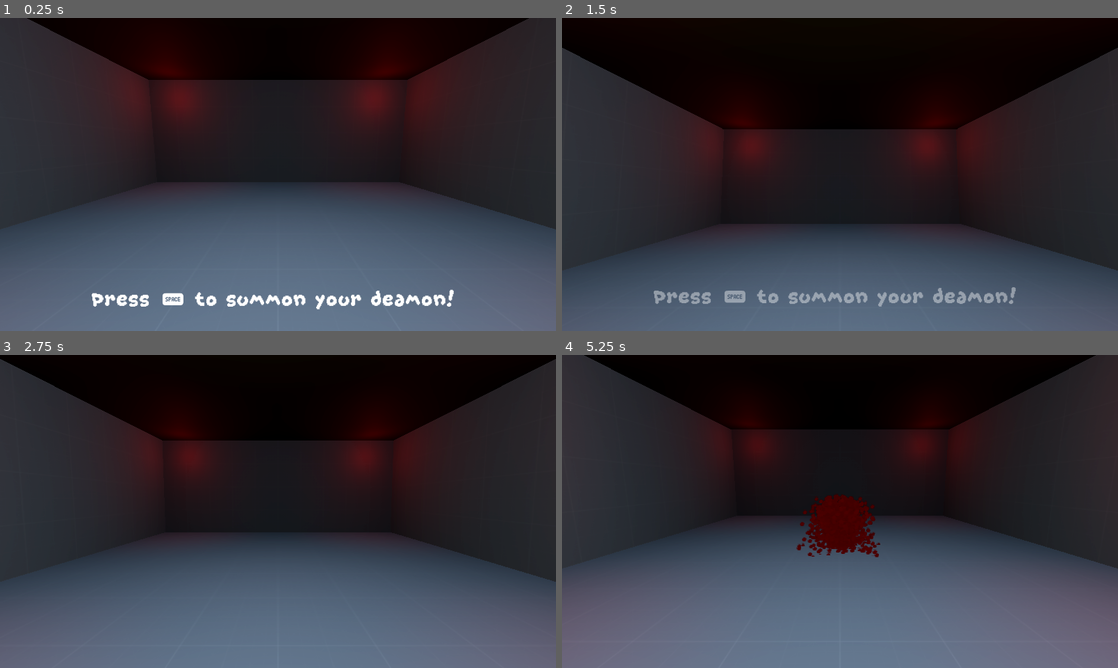
Above: before the commit, frames 1-4 (two rows, left to right).
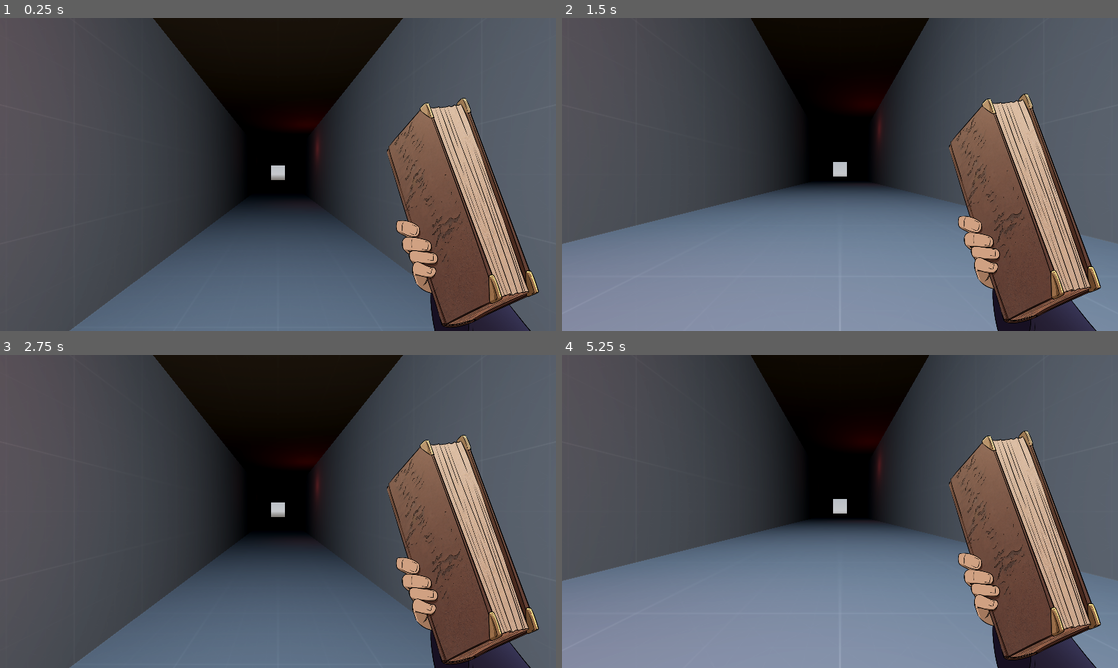
Above: after the commit, the same moments.

Repository: Bigaston/LDJam55
Game: Godot game, scene res://scenes/main.tscn
Two runs of this game, one before a commit and one after it. Both use one fixed random seed, a clock stepped at 60 frames per second and the inputs below.
Inputs (mouse positions are in pixels of both pictures, inside the frame that each line leads up to):
- Up to frame 1 (0.25 s): no input
- Up to frame 2 (1.5 s): move the mouse to (962, 158) at 0.52 s; hold E (book_right) 0.53-1.28 s; tap Space (use_spell) at 0.6, 1.35 s; move the mouse to (728, 190) at 1.27 s; hold S (move_backward) from 1.28 s (still down)
- Up to frame 3 (2.75 s): move the mouse to (333, 442) at 2.02 s; release S (move_backward) at 2.03 s; hold E (book_right) from 2.03 s (still down); tap Space (use_spell) at 2.1 s
- Up to frame 4 (5.25 s): move the mouse to (812, 574) at 2.77 s; release E (book_right) at 2.78 s; hold W (move_forward) 2.78-3.53 s; tap Space (use_spell) every 0.75 s from 2.85 to 5.1 s; move the mouse to (1006, 558) at 3.52 s; hold Q (book_left) 3.53-5.03 s; move the mouse to (673, 464) at 4.27 s; move the mouse to (867, 511) at 5.02 s; hold S (move_backward) from 5.03 s (still down)

The runs differ from the first frame. In frame 1, 69% of the frame differs, in the area x 0-100%, y 0-100%; in frame 2, 89%; in frame 3, 64%; in frame 4, 86%.

Commit message:
Integrate zombie

Diff:
--- a/objects/Player.gd
+++ b/objects/Player.gd
@@ -18,6 +18,7 @@
 @onready var camera := $Neck/Camera3D
 
 var can_restart = false
+var can_move = true
 
 signal spell_used(spell)
 
@@ -27,11 +28,16 @@
 func _unhandled_input(event: InputEvent):
 	if Input.mouse_mode == Input.MOUSE_MODE_CAPTURED:
 		if event is InputEventMouseMotion:
+			if !can_move:
+				return
 			rotate_y(-event.relative.x * horizontal_sensitivity)
 			camera.rotate_x(-event.relative.y * vertical_sensitivity)
 			camera.rotation.x = clamp(camera.rotation.x, deg_to_rad(-90), deg_to_rad(90))
 
 func _physics_process(delta):
+	if !can_move:
+		return
+
 	if not is_on_floor():
 		velocity.y -= gravity * delta
 
@@ -83,6 +89,7 @@
 
 func kill_player():
 	$AnimationPlayer.play("Death")
+	can_move = false
 
 func enable_restart():
 	can_restart = true
--- a/resources/content/MonsterResourceLinker.tres
+++ b/resources/content/MonsterResourceLinker.tres
@@ -9,25 +9,25 @@
 [ext_resource type="AudioStream" uid="uid://bc6av84vyseo1" path="res://resources/audio/audio streams/H_B.tres" id="3_iy347"]
 [ext_resource type="Texture2D" uid="uid://c322u0uxx5po1" path="res://resources/ui/icons/Picto_harpy.png" id="5_7edm8"]
 [ext_resource type="Texture2D" uid="uid://bopcnpvxnx27c" path="res://resources/textures/monsters/placeholders/BansheeTorso_muscle.png" id="5_k31vr"]
-[ext_resource type="Texture2D" uid="uid://v8xjmt6e0msa" path="res://resources/textures/monsters/placeholders/ZombieArm_slim.png" id="6_0kxfe"]
 [ext_resource type="AudioStream" uid="uid://csscnepbyflij" path="res://resources/audio/audio streams/L_B.tres" id="6_t51u1"]
-[ext_resource type="Texture2D" uid="uid://bkllakv2cxvo1" path="res://resources/textures/monsters/placeholders/ZombieHead_slim.png" id="7_rd6e7"]
-[ext_resource type="Texture2D" uid="uid://dvwnm5jdlv7ru" path="res://resources/textures/monsters/placeholders/ZombieLegs_slim.png" id="8_nj203"]
-[ext_resource type="Texture2D" uid="uid://bl6d4usy3hqby" path="res://resources/textures/monsters/placeholders/ZombieTorso_slim.png" id="9_gx6hd"]
 [ext_resource type="AudioStream" uid="uid://dxh40dtg6ydkl" path="res://resources/audio/audio streams/T_B.tres" id="9_hwbse"]
 [ext_resource type="Texture2D" uid="uid://cthx66qthch57" path="res://resources/textures/monsters/placeholders/SpecterArm_tentacle.png" id="10_8yhyr"]
 [ext_resource type="Texture2D" uid="uid://cwipnq42x7wij" path="res://resources/textures/monsters/placeholders/SpecterHead_tentacle.png" id="11_b17cf"]
+[ext_resource type="Texture2D" uid="uid://cfji246rdhflh" path="res://resources/textures/monsters/Zombie/ZombieArm_slim.png" id="11_qdvdh"]
 [ext_resource type="AudioStream" uid="uid://u2uq2q0wilg5" path="res://resources/audio/audio streams/A_Z.tres" id="11_vkdyo"]
 [ext_resource type="AudioStream" uid="uid://bw31akkmxtqdl" path="res://resources/audio/audio streams/H_Z.tres" id="12_b4l03"]
 [ext_resource type="Texture2D" uid="uid://dt6n0im5mjyr8" path="res://resources/textures/monsters/placeholders/SpecterLegs_tentacle.png" id="12_dlp14"]
 [ext_resource type="Texture2D" uid="uid://dro0yeabfxi6a" path="res://resources/textures/monsters/placeholders/SpecterTorso_tentacle.png" id="13_5grgm"]
+[ext_resource type="Texture2D" uid="uid://db4sexoi2u45l" path="res://resources/textures/monsters/Zombie/ZombieHead_slim.png" id="14_a6nwh"]
 [ext_resource type="Texture2D" uid="uid://cqm70k81qch5m" path="res://resources/textures/monsters/placeholders/OgreArm_fat.png" id="14_j5wjg"]
 [ext_resource type="AudioStream" uid="uid://4342gvncoceh" path="res://resources/audio/audio streams/L_Z.tres" id="15_isfg0"]
 [ext_resource type="Texture2D" uid="uid://cb6gmijyrhwh8" path="res://resources/ui/icons/Picto_zombie.png" id="15_lup16"]
 [ext_resource type="Texture2D" uid="uid://drwtpixpbgi63" path="res://resources/textures/monsters/placeholders/OgreHead_fat.png" id="15_w0k8j"]
+[ext_resource type="Texture2D" uid="uid://do3snl36egfjj" path="res://resources/textures/monsters/Zombie/ZombieLegs_slim.png" id="16_80sku"]
 [ext_resource type="Texture2D" uid="uid://d1o3m65x42l66" path="res://resources/textures/monsters/placeholders/OgreLegs_fat.png" id="16_gxdvo"]
 [ext_resource type="AudioStream" uid="uid://dfhew345lrbn" path="res://resources/audio/audio streams/T_Z.tres" id="17_lfcpq"]
 [ext_resource type="Texture2D" uid="uid://ddhavlo4l32jj" path="res://resources/textures/monsters/placeholders/OgreTorso_fat.png" id="17_nd0na"]
+[ext_resource type="Texture2D" uid="uid://ccpsn3ibp6l66" path="res://resources/textures/monsters/Zombie/ZombieTorso_slim.png" id="18_s5w7v"]
 [ext_resource type="AudioStream" uid="uid://c0x8ba50iol2x" path="res://resources/audio/audio streams/A_S.tres" id="19_5xvdv"]
 [ext_resource type="AudioStream" uid="uid://djs6ndf0deyf5" path="res://resources/audio/audio streams/H_S.tres" id="20_po0bk"]
 [ext_resource type="AudioStream" uid="uid://bgm4p8yckf1n3" path="res://resources/audio/audio streams/L_S.tres" id="23_ac6mj"]
@@ -56,10 +56,10 @@
 script = ExtResource("1_y7r5o")
 family = 1
 icon = ExtResource("15_lup16")
-heads = Array[Texture2D]([ExtResource("7_rd6e7")])
-torso = Array[Texture2D]([ExtResource("9_gx6hd")])
-arms = Array[Texture2D]([ExtResource("6_0kxfe")])
-legs = Array[Texture2D]([ExtResource("8_nj203")])
+heads = Array[Texture2D]([ExtResource("14_a6nwh")])
+torso = Array[Texture2D]([ExtResource("18_s5w7v")])
+arms = Array[Texture2D]([ExtResource("11_qdvdh")])
+legs = Array[Texture2D]([ExtResource("16_80sku")])
 head_audio = ExtResource("12_b4l03")
 torso_audio = ExtResource("17_lfcpq")
 arms_audio = ExtResource("11_vkdyo")
--- a/scenes/game/level.tscn
+++ b/scenes/game/level.tscn
@@ -404,6 +404,7 @@
 monster_spawn = NodePath("../StartRoom/MonsterSpawn")
 player_scene = ExtResource("7_2wh5t")
 player_spawn = NodePath("../StartRoom/PlayerSpawn")
+skip_intro = true
 
 [node name="Camera3D" type="Camera3D" parent="Intro"]
 transform = Transform3D(-1, 2.20956e-07, 2.52554e-06, 0, 0.996195, -0.0871558, -2.53518e-06, -0.0871558, -0.996195, 0, 1.5, 1.3)
Binary file added: resources/textures/monsters/Zombie/ZombieArm_slim.png
Not shown, added: resources/textures/monsters/Zombie/ZombieArm_slim.png.import
Binary file added: resources/textures/monsters/Zombie/ZombieHead_slim.png
Not shown, added: resources/textures/monsters/Zombie/ZombieHead_slim.png.import
Binary file added: resources/textures/monsters/Zombie/ZombieLegs_slim.png
Not shown, added: resources/textures/monsters/Zombie/ZombieLegs_slim.png.import
Binary file added: resources/textures/monsters/Zombie/ZombieTorso_slim.png
Not shown, added: resources/textures/monsters/Zombie/ZombieTorso_slim.png.import
